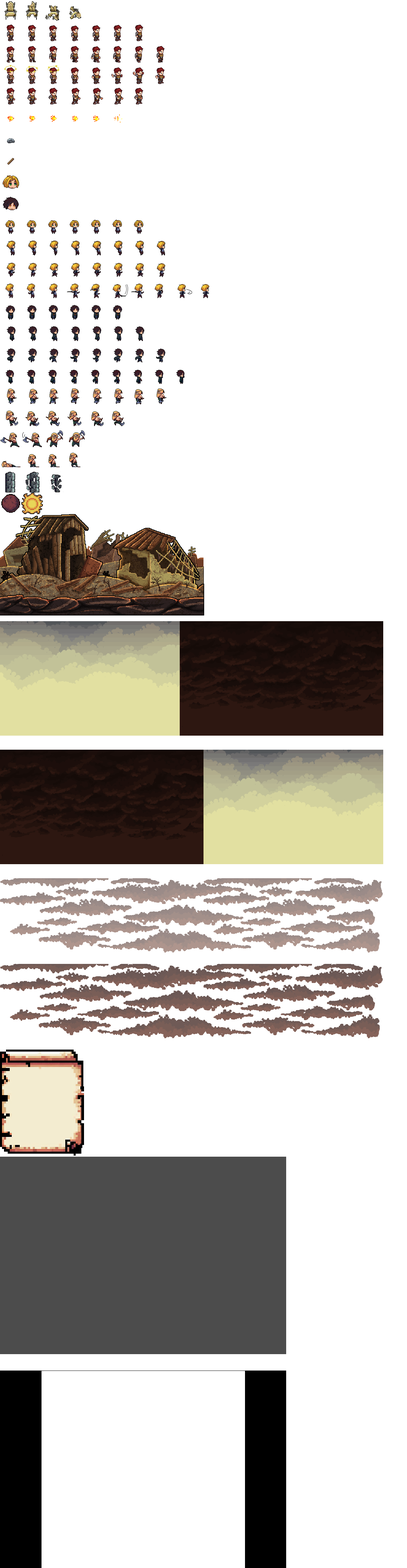
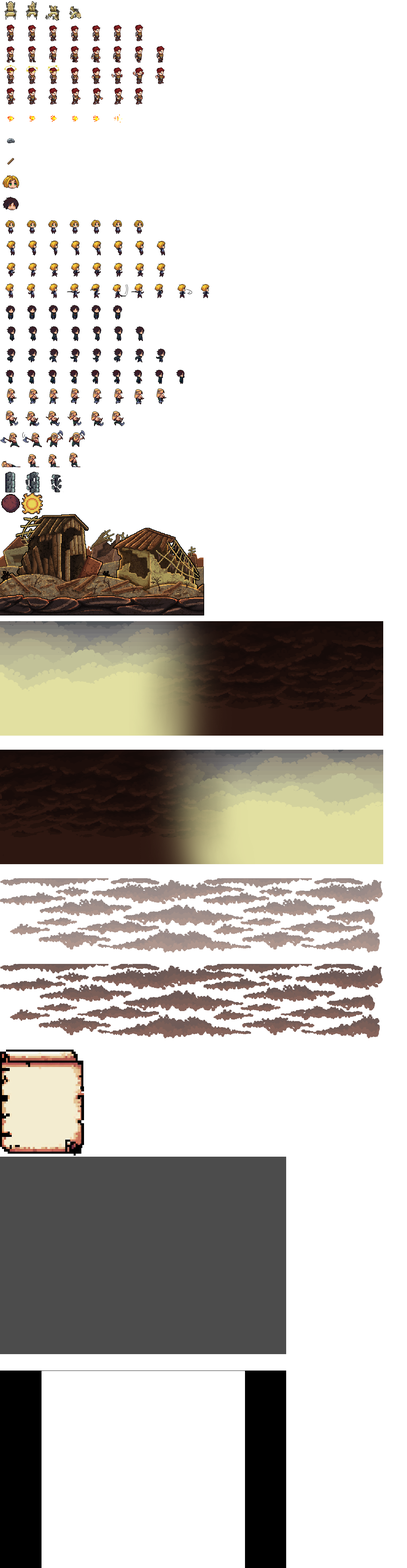
Before/after of a 407 × 1568 layered artwork. What changed in the layer stack:
renamed "noche copy 2" to "noche copy 2 copia 2", painted on it over (x1=0, y1=749, x2=255, y2=865)
added layer "noche copy 2 copia" in group "cielo noche" over (x1=128, y1=621, x2=383, y2=736)
added layer "Capa 8 copy 2 copia" in group "cielo noche" over (x1=1, y1=621, x2=255, y2=736)
painted on "Capa 8 copy 2" over (x1=128, y1=749, x2=383, y2=865)
removed layer "noche copy" from group "cielo noche" over (x1=179, y1=621, x2=383, y2=736)
removed layer "Capa 8 copy" from group "cielo noche" over (x1=1, y1=621, x2=204, y2=736)
removed layer "noche" from group "cielo noche" over (x1=179, y1=621, x2=383, y2=736)
removed layer "Capa 8" from group "cielo dia" over (x1=1, y1=621, x2=204, y2=736)
